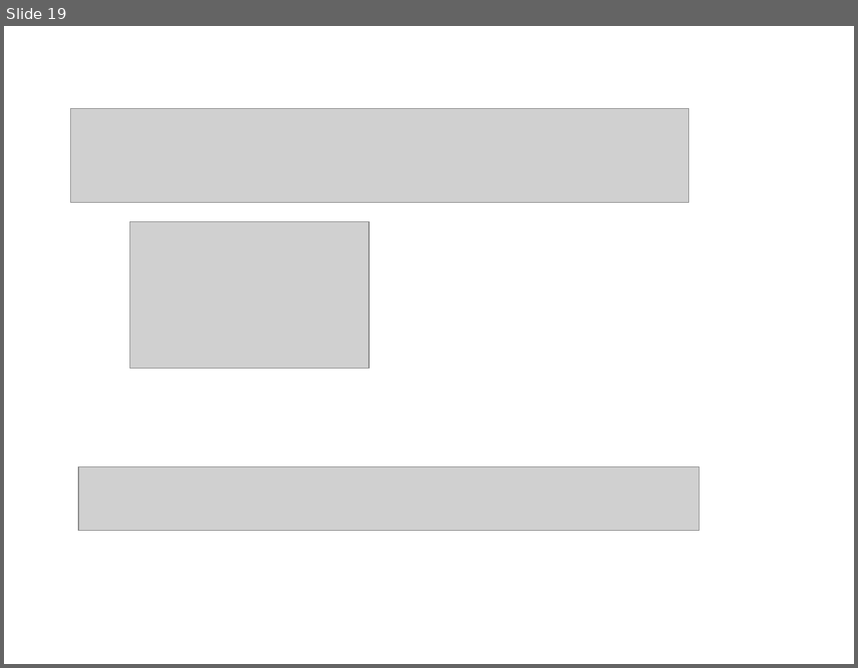
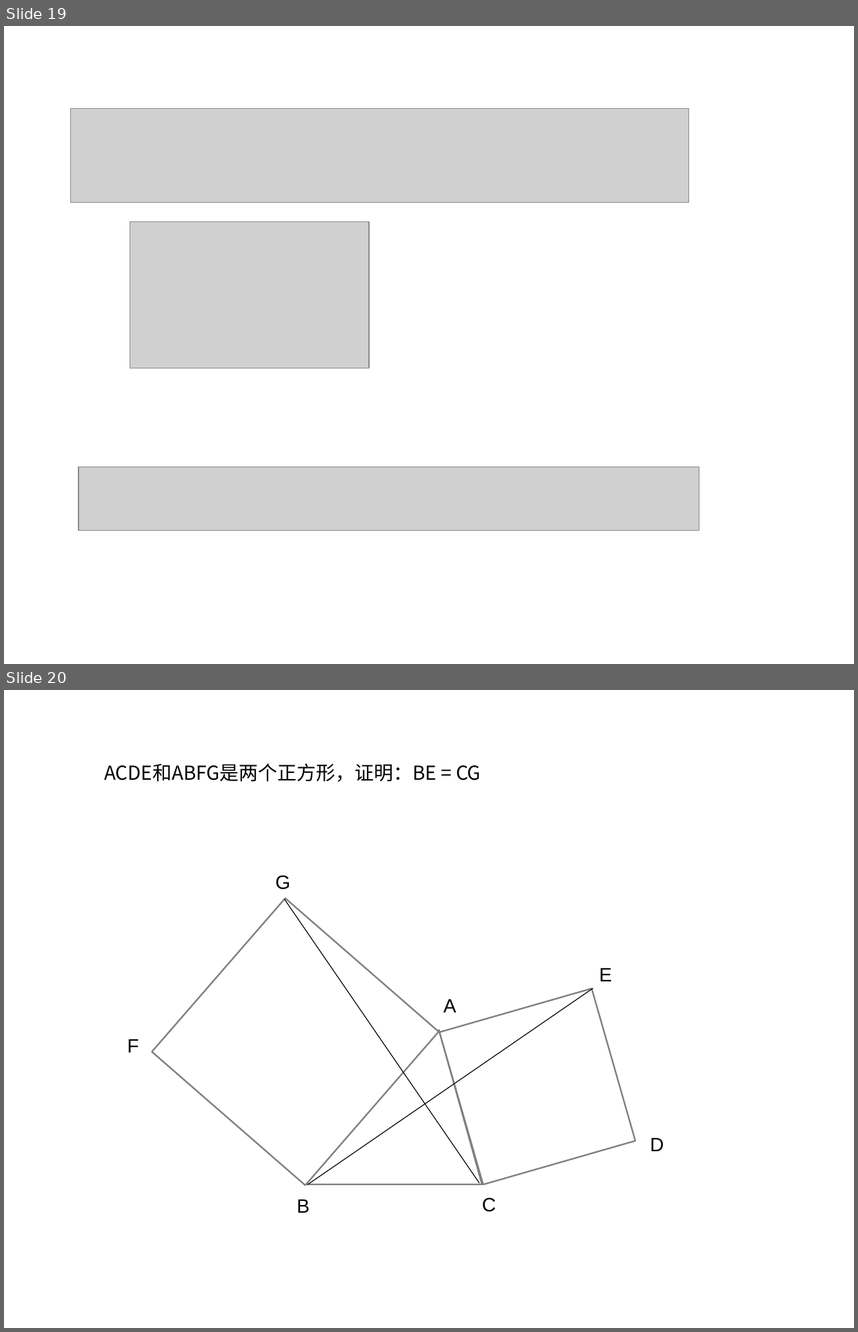
Before and after one commit to ericzhang/english-math, a slide deck: math/grade-7-下/7下数学北师大版-unit-4-三角形.ppt. Shown one above the other, each under a label of ours: slide 19 before the commit, slides 19 and 20 after it. The pictures are 858x668 and 858x1332 pixels, drawn with LibreOffice and Linux fonts; fonts in the diff are those of the drawing; grey boxes stand for pictures. Boxes give left, top, right and bottom in pixels: in the first picture for what was removed or moved away, otherwise in the second. Text is boxed around its words. In the diff, an @@ line names an element or a change of style, - is before the commit and + after.

```diff
--- a/math/grade-7-下/7下数学北师大版-unit-4-三角形.ppt
+++ b/math/grade-7-下/7下数学北师大版-unit-4-三角形.ppt
@@ slide 20 added at <box>4,690,854,1328</box>, background #FFFFFF @@
@@ text added at <box>104,763,481,782</box>, 18 pt, text #000000 @@
+ACDE和ABFG是两个正方形，证明：BE = CG
@@ text added at <box>275,875,290,889</box>, 18 pt, text #000000 @@
+G
@@ rectangle added at <box>152,898,439,1185</box>, fill #FFFFFF, outline #808080 1.45 pt @@
@@ line added from (285, 899) to (479, 1183), #000000 0.74 pt @@
@@ text added at <box>599,967,613,981</box>, 18 pt, text #000000 @@
+E
@@ line added from (308, 1185) to (593, 988), #000000 0.74 pt @@
@@ rectangle added at <box>439,988,635,1184</box>, fill #FFFFFF, outline #808080 1.45 pt @@
@@ text added at <box>444,998,457,1012</box>, 18 pt, text #000000 @@
+A
@@ text added at <box>128,1038,139,1052</box>, 18 pt, text #000000 @@
+F
@@ triangle added at <box>305,1030,482,1185</box>, fill #FFFFFF, outline #808080 1.45 pt @@
@@ text added at <box>650,1137,664,1151</box>, 18 pt, text #000000 @@
+D
@@ text added at <box>297,1199,310,1212</box>, 18 pt, text #000000 @@
+B
@@ text added at <box>482,1197,496,1212</box>, 18 pt, text #000000 @@
+C
```
Also in this commit, not shown: 9 other files.
